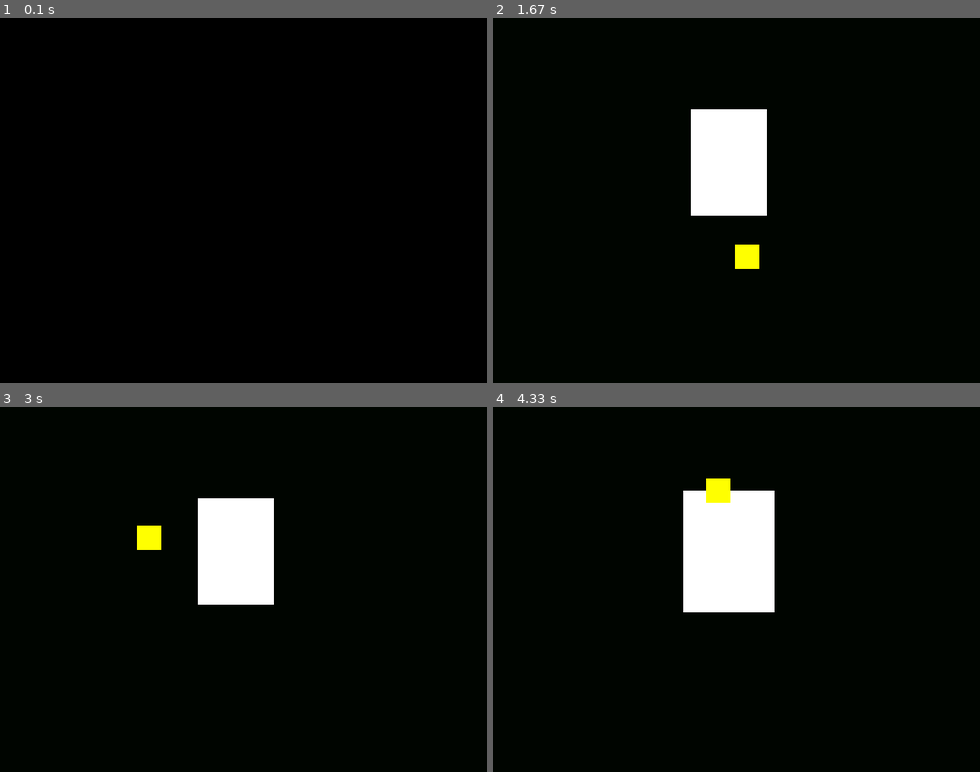
Above: before the commit, frames 1-4 (two rows, left to right).
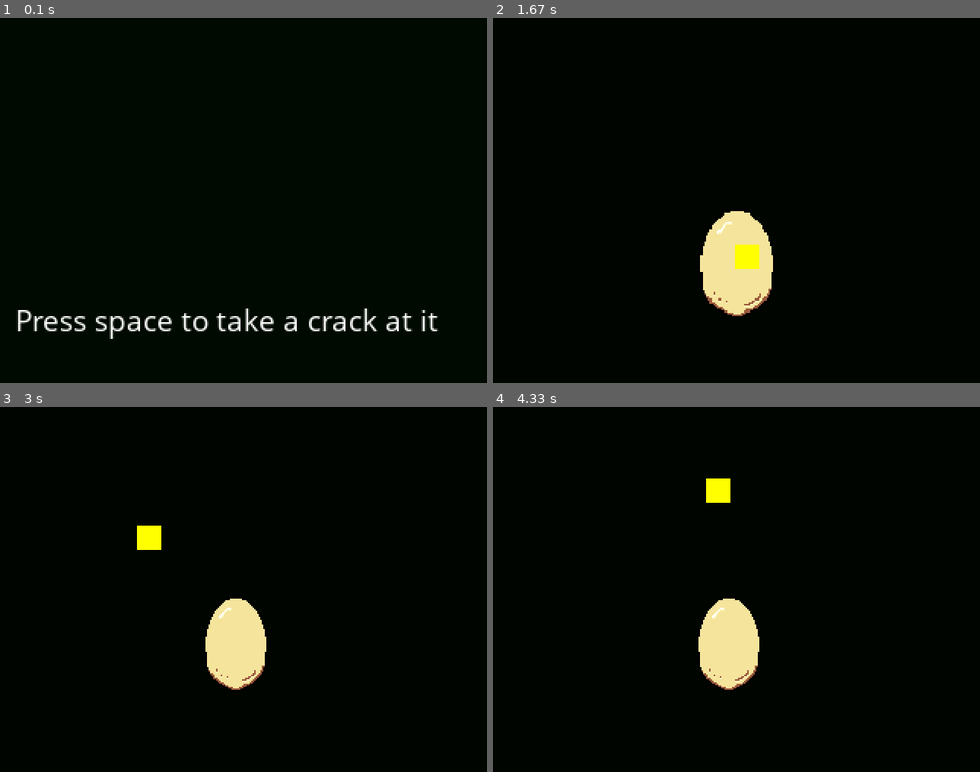
Above: after the commit, the same moments.

Repository: ahmedkcd/Egg-Squeeze-Pygame
Game: pygame game, started from game.py
Two runs of this game, one before a commit and one after it. Both use one fixed random seed, a clock stepped at 60 frames per second and the inputs below.
Inputs (mouse positions are in pixels of both pictures, inside the frame that each line leads up to):
- Up to frame 1 (0.1 s): no input
- Up to frame 2 (1.67 s): tap Space at 0.33 s; press the mouse at (916, 328) at 0.7 s; move the mouse to (853, 280) at 0.8 s; release the mouse at (794, 233) at 0.93 s; press the mouse at (916, 328) at 1.03 s; move the mouse to (814, 310) at 1.13 s; release the mouse at (712, 295) at 1.27 s; click (736, 244) at 1.38 s
- Up to frame 3 (3 s): press the mouse at (243, 633) at 1.7 s; move the mouse to (326, 658) at 1.8 s; release the mouse at (413, 684) at 1.93 s; press the mouse at (243, 633) at 2.03 s; move the mouse to (292, 578) at 2.13 s; release the mouse at (345, 523) at 2.27 s; press the mouse at (243, 633) at 2.37 s; move the mouse to (297, 567) at 2.47 s; release the mouse at (350, 498) at 2.6 s; press the mouse at (243, 633) at 2.7 s; move the mouse to (189, 578) at 2.8 s; release the mouse at (136, 523) at 2.93 s
- Up to frame 4 (4.33 s): press the mouse at (736, 633) at 3.03 s; move the mouse to (663, 680) at 3.13 s; release the mouse at (590, 724) at 3.27 s; press the mouse at (736, 633) at 3.37 s; move the mouse to (687, 626) at 3.47 s; release the mouse at (639, 618) at 3.6 s; press the mouse at (736, 633) at 3.7 s; move the mouse to (809, 655) at 3.8 s; release the mouse at (887, 677) at 3.93 s; press the mouse at (736, 633) at 4.03 s; move the mouse to (721, 556) at 4.13 s; release the mouse at (707, 480) at 4.27 s

The runs differ from the first frame. In frame 1, 1.8% of the frame differs, in the area x 3-90%, y 79-88%; in frame 2, 7.5%; in frame 3, 7.0%; in frame 4, 8.3%, in the area x 39-58%, y 22-78%.

Commit message:
Added sounds, text, and different screens
Added a victory and loss screen, as well as sound effects including a soundtrack, a loss sound, a victory sound. Also added a cracked egg and a normal egg image.

Diff:
--- a/StopWatch.py
+++ b/StopWatch.py
@@ -7,6 +7,7 @@
         self.startTime = None
         self.elapsedTime = 0
         self.running = False
+        self.timesPlayed = 0
 
     def startWatch(self):
         if not self.running:
@@ -27,3 +28,7 @@
         if self.running:
             totalTime += time.time() - self.startTime
         return totalTime
+    def incrementTimesPlayed(self):
+        self.timesPlayed = self.timesPlayed + 1
+    def getTimesPlayed(self):
+        return self.timesPlayed
--- a/game.py
+++ b/game.py
@@ -1,10 +1,13 @@
 import pygame
 import sys
 from StopWatch import StopWatch
+from scripts.utilities import load_music, load_sound, load_image, load_images
 
 #Created off of example from Benjamin Widener
-
 class Game:
+    timesPlayed = 0
+    timesSqueezed = 0
+    timesCracked = 0
     def __init__(self):
         pygame.init() #Initiate game
 
@@ -15,16 +18,34 @@
 
         self.display = pygame.Surface((320, 240))
 
-        self.egg = pygame.Rect(130, 60, 50, 70)
+        self.egg_image_org = load_image('eggs/egg.png')
+        self.egg_image = load_image('eggs/egg.png')
+        self.cracked_egg_image = pygame.transform.scale(load_image('eggs/cracked_egg.png'), (60, 80))
+        #self.egg = pygame.Rect(130, 60, 50, 70)
+        self.egg = self.egg_image.get_rect().move(130, 120)
         self.cursor_rectangle = pygame.Rect(0, 0, 0, 0)
+        #self.splash_text = SplashText() Random texts
 
         self.clock = pygame.time.Clock()
 
         self.watch =  StopWatch()
-        self.targetTime = 4.5
+        self.times = [4.5, 6.3, 2.5, 8, 5] # Random times to use as target times
+        self.targetTime = self.times[Game.timesPlayed % 5]
         self.scoreRatio = 0;
         self.egg_inflated = False
         self.egg_inflating = True
+
+        self.splash_texts = [" EGGS SQUEEZED: " + str(Game.timesSqueezed) + " EGGS", "Don't squeeze me I'm scared", "What's the deal with eggs?", "This is an egg", "DONT LET GO "]
+
+        self.crack_sound_effect = load_sound('egg_cracking.mp3')
+        self.music_track = load_music('wheel_fortune.mp3')
+        self.victory_sound_effect = load_sound('ff7_victory.mp3')
+
+        self.font = pygame.font.SysFont("comicsansms", 20)
+        self.welcome = self.font.render("Press space to take a crack at it", True, "white")
+        self.cracked_text = self.font.render("You cracked the egg :(", True, "white")
+        self.winner_text = self.font.render("Winner winner no chicken dinner!", True, "white")
+        self.try_again_text = self.font.render("Press space again or beat it.", True, "white")
 
     def run(self):
         while True:
@@ -35,30 +56,50 @@
                     if self.cursor_rectangle.colliderect(self.egg):
                         self.watch.startWatch()
                         print("Hold this egg!")
+                        Game.timesSqueezed = Game.timesSqueezed + 1
+                        self.splash_texts[0] = "  EGGS SQUEEZED: " + str(Game.timesSqueezed) + " EGGS."
                 if event.type == pygame.MOUSEBUTTONUP:
                     if self.watch.running:
                         self.watch.stopWatch()
-                        print(self.watch.returnTotalTime())
+                        print("%.2f" % (self.watch.returnTotalTime()) + " / " + "%.2f" % (self.targetTime))
                         self.scoreRatio = (self.watch.returnTotalTime() / self.targetTime) * 100
 
                         if(self.watch.returnTotalTime() > self.targetTime):
+                            self.crack_sound_effect.play()
                             print("You broke the egg! " + "%.2f" % (self.scoreRatio) + "%")
+                            Game.timesPlayed = Game.timesPlayed + 1
+                            Game.timesCracked = Game.timesCracked + 1
+                            self.targetTime = self.times[Game.timesPlayed % 5] # New time to beat
+                            Game().loss_screen()
+                        if(self.scoreRatio > 50 and self.scoreRatio <= 99.99): #Get at least 50% to "win"
+                            Game.timesPlayed = Game.timesPlayed + 1
+                            self.targetTime = self.times[Game.timesPlayed % 5] # New time to beat
+                            self.victory_sound_effect.play()
+                            Game().victory_screen()
+
+
+
 
 
                 if self.cursor_rectangle.colliderect(self.egg):
                     if(not self.egg_inflated):
                         self.egg.inflate_ip(10, 10)
-                    self.egg_inflated = True
+                        self.egg_inflated = True
+                        self.egg_image = pygame.transform.scale(self.egg_image_org, (60, 80))
                 else:
                     if(self.egg_inflated):
                         self.egg.inflate_ip(-10, -10)
                         self.egg_inflated = False
-
+                        self.egg_image = pygame.transform.scale(self.egg_image_org, (50, 70))
             self.current_time = pygame.time.get_ticks()
 
 
             self.display.fill((0, 5, 0)) # Fill display each time
-            pygame.draw.rect(self.display, "white", self.egg)
+
+            #pygame.draw.rect(self.display, "white", self.egg)
+            if(self.watch.running):
+                self.display.blit(self.font.render(self.splash_texts[Game.timesPlayed % 3], True, "red"), (10, 60))
+            self.display.blit(self.egg_image, (130, 120))
             pygame.draw.rect(self.display, "yellow", self.cursor_rectangle)
             self.cursor_rectangle.update((pygame.mouse.get_pos()[0]/2, pygame.mouse.get_pos()[1]/2), (16, 16)) # Move the mouse rectangle to the mouse pos
 
@@ -78,19 +119,54 @@
                     pygame.quit()
                 if event.type == pygame.KEYDOWN:
                     if event.key == pygame.K_SPACE:
+                        pygame.mixer.music.play(-1)
                         Game.run(self)
 
-            print("Welcome to the Egg Squeeze! Press space to begin.")
+            self.display.fill((0, 10, 0)) # Fill display each time
+            self.display.blit(self.welcome, (10, 185))
 
-        self.display.fill(0, 5, 0)
-        self.screen.blit(pygame.transform.scale(self.display, self.screen.get_size()), (0,0))
-        pygame.display.update()
+
+            self.screen.blit(pygame.transform.scale(self.display, self.screen.get_size()), (0,0))
+            pygame.display.update()
+            self.clock.tick(60)
 
     def loss_screen(self):
         while True:
             for event in pygame.event.get():
                 if event.type == pygame.QUIT:
                     pygame.quit()
+                if event.type == pygame.KEYDOWN:
+                    if event.key == pygame.K_SPACE:
+                        pygame.mixer.music.play()
+                        Game.run(self)
+
+            self.display.fill((0, 6, 0)) # Fill display each time
+            self.display.blit(self.cracked_text, (45, 60))
+            self.display.blit(self.try_again_text, (30, 200))
+
+            self.display.blit(self.cracked_egg_image, (130, 120))
+            self.screen.blit(pygame.transform.scale(self.display, self.screen.get_size()), (0,0))
+            pygame.display.update()
+            self.clock.tick(60)
+    def victory_screen(self):
+        while True:
+            for event in pygame.event.get():
+                if event.type == pygame.QUIT:
+                    pygame.quit()
+                if event.type == pygame.KEYDOWN:
+                    if event.key == pygame.K_SPACE:
+                        self.victory_sound_effect.stop()
+                        pygame.mixer.music.play()
+                        Game.run(self)
+
+            self.display.fill((0, 6, 0)) # Fill display each time
+            self.display.blit(self.winner_text, (7, 60))
+            self.display.blit(self.try_again_text, (35, 200))
+
+            self.display.blit(pygame.transform.scale(self.egg_image_org, (60, 80)), (130, 120))
+            self.screen.blit(pygame.transform.scale(self.display, self.screen.get_size()), (0,0))
+            pygame.display.update()
+            self.clock.tick(60)
 
 
 
--- /dev/null
+++ b/scripts/utilities.py
@@ -0,0 +1,24 @@
+import pygame
+import os
+
+BASE_IMG_PATH = 'data/images/'
+BASE_SOUND_PATH = 'data/sounds/'
+
+def load_image(path):
+    img = pygame.image.load(BASE_IMG_PATH + path).convert()
+    img.set_colorkey((237,0,237))
+    return img
+
+def load_images(path):
+    images = []
+    for img_name in os.listdir(BASE_IMG_PATH + path):
+        images.append(load_image(path + '/' + img_name))
+    return images
+
+def load_sound(path):
+    sound = pygame.mixer.Sound(BASE_SOUND_PATH + path)
+    return sound
+
+def load_music(path):
+    music = pygame.mixer.music.load(BASE_SOUND_PATH + path)
+    return music
Binary file added: data/images/eggs/cracked_egg.png
Binary file added: data/images/eggs/egg.png
Not shown, added: data/sounds/03 Great Fairy's Harp Theme.mp3
Not shown, added: data/sounds/egg_cracking.mp3
Not shown, added: data/sounds/ff7_victory.mp3
Not shown, added: data/sounds/wheel_fortune.mp3
